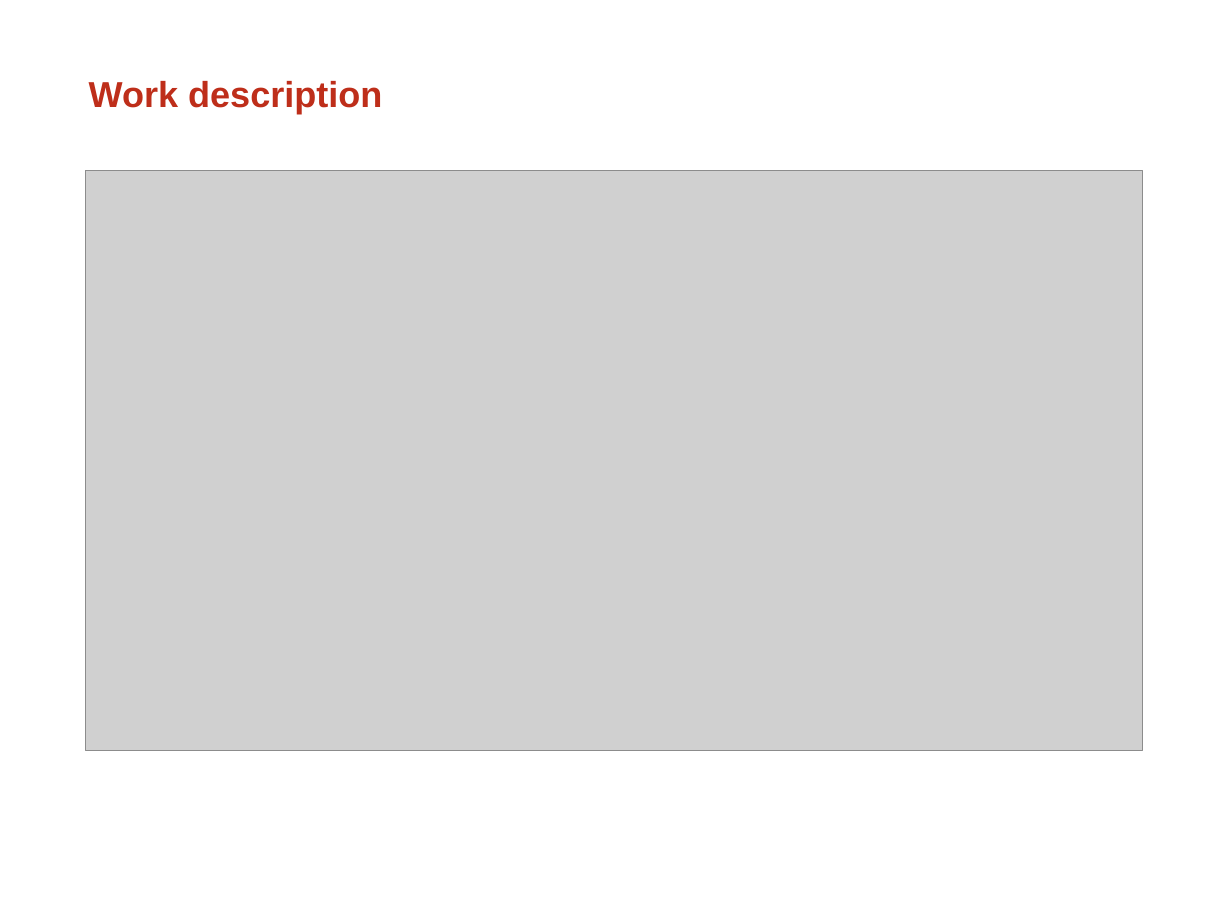
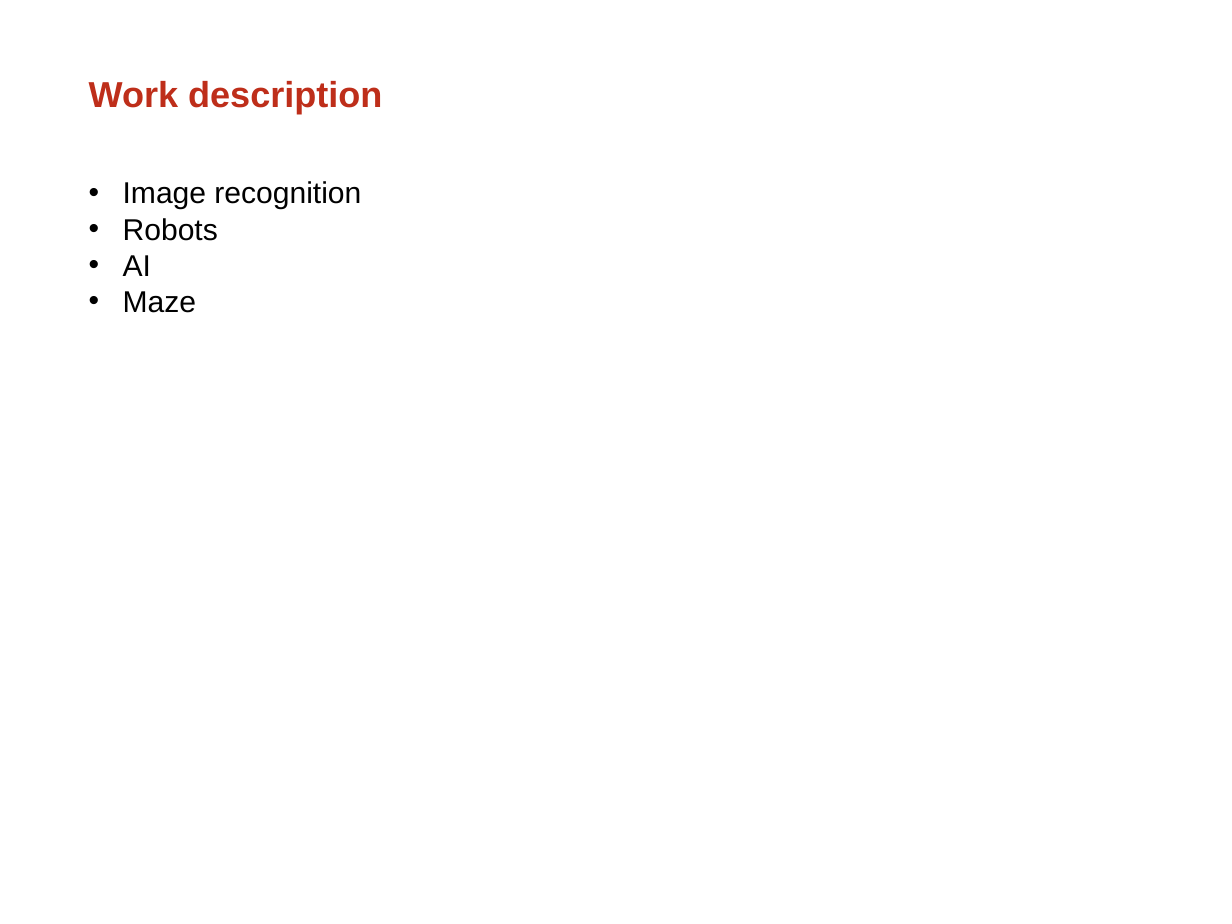
Before and after one commit to GSamuel/Robotica-2014-2015-Pacman, a slide deck: slide 7 of Overige/presentation pacman.ppt. Drawn at 1232x924 pixels with LibreOffice and Linux fonts; fonts in the diff are those of the drawing; grey boxes stand for pictures; background and template pictures are left out. Boxes give left, top, right and bottom in pixels: in the first picture for what was removed or moved away, otherwise in the second. Text is boxed around its words. In the diff, an @@ line names an element or a change of style, - is before the commit and + after.

```diff
--- a/Overige/presentation pacman.ppt
+++ b/Overige/presentation pacman.ppt
@@ picture removed at (x1=85, y1=171, x2=1143, y2=750) @@
@@ text added at (x1=123, y1=181, x2=361, y2=313), 25 pt, text #000000 @@
+• Image recognition
+• Robots
+• AI
+• Maze
```
Also in this commit, not shown: 1 other slide changed, 1 slide added, 1 slide removed.
